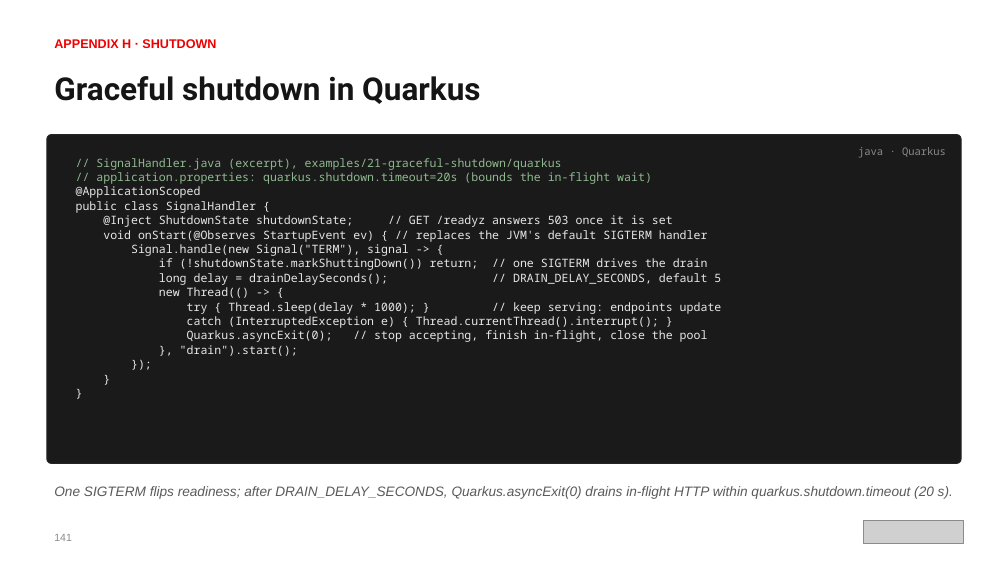
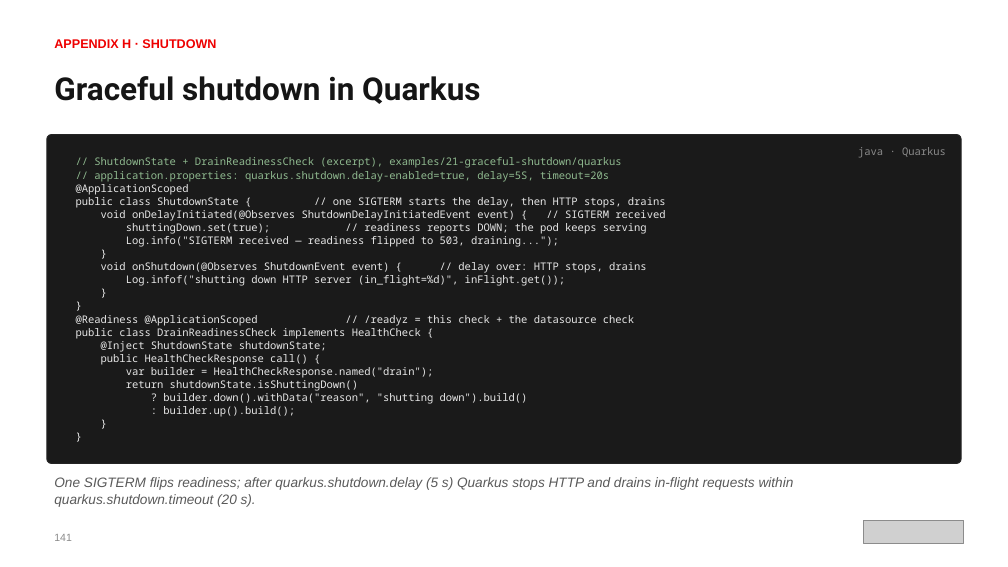
Before and after one commit to patterncatalyst/cloud-native-design-patterns, a slide deck: slide 164 of lgtm-presentation/Designing-Cloud-Native-APIs-Quarkus.pptx. Drawn at 1008x567 pixels with LibreOffice and Linux fonts; fonts in the diff are those of the drawing; grey boxes stand for pictures. Boxes give left, top, right and bottom in pixels: in the first picture for what was removed or moved away, otherwise in the second. Text is boxed around its words. In the diff, an @@ line names an element or a change of style, - is before the commit and + after.

Commit message:
docs(deck): Quarkus deck follows the idiomatic examples (S13)

```diff
--- a/lgtm-presentation/Designing-Cloud-Native-APIs-Quarkus.pptx
+++ b/lgtm-presentation/Designing-Cloud-Native-APIs-Quarkus.pptx
@@ text at <box>94,157,621,182</box>: text changed; size 11 to 10 pt @@
-// SignalHandler.java (excerpt), examples/21-graceful-shutdown/quarkus
-// application.properties: quarkus.shutdown.timeout=20s (bounds the in-flight wait)
+// ShutdownState + DrainReadinessCheck (excerpt), examples/21-graceful-shutdown/quarkus
+// application.properties: quarkus.shutdown.delay-enabled=true, delay=5S, timeout=20s
@@ text at <box>76,197,666,286</box>: text changed; size 11 to 10 pt @@
-public class SignalHandler {
-@Inject ShutdownState shutdownState; // GET /readyz answers 503 once it is set
-void onStart(@Observes StartupEvent ev) { // replaces the JVM's default SIGTERM handler
-Signal.handle(new Signal("TERM"), signal -> {
-if (!shutdownState.markShuttingDown()) return; // one SIGTERM drives the drain
-long delay = drainDelaySeconds(); // DRAIN_DELAY_SECONDS, default 5
-new Thread(() -> {
-try { Thread.sleep(delay * 1000); } // keep serving: endpoints update
-catch (InterruptedException e) { Thread.currentThread().interrupt(); }
-Quarkus.asyncExit(0); // stop accepting, finish in-flight, close the pool
-}, "drain").start();
-});
+public class ShutdownState { // one SIGTERM starts the delay, then HTTP stops, drains
+void onDelayInitiated(@Observes ShutdownDelayInitiatedEvent event) { // SIGTERM received
+shuttingDown.set(true); // readiness reports DOWN; the pod keeps serving
+Log.info("SIGTERM received — readiness flipped to 503, draining...");
+}
+void onShutdown(@Observes ShutdownEvent event) { // delay over: HTTP stops, drains
+Log.infof("shutting down HTTP server (in_flight=%d)", inFlight.get());
@@ text at <box>76,184,189,195</box>: size 11 to 10 pt in "@ApplicationScoped", "}", "}" @@
@@ text at <box>76,315,634,417</box>: paragraphs added @@
+@Readiness @ApplicationScoped // /readyz = this check + the datasource check
+public class DrainReadinessCheck implements HealthCheck {
+@Inject ShutdownState shutdownState;
+public HealthCheckResponse call() {
+var builder = HealthCheckResponse.named("drain");
+return shutdownState.isShuttingDown()
+? builder.down().withData("reason", "shutting down").build()
+: builder.up().build();
+}
+}
@@ text at <box>54,477,794,507</box>: text changed @@
-One SIGTERM flips readiness; after DRAIN_DELAY_SECONDS, Quarkus.asyncExit(0) drains in-flight HTTP within quarkus.shutdown.timeout (20 s).
+One SIGTERM flips readiness; after quarkus.shutdown.delay (5 s) Quarkus stops HTTP and drains in-flight requests within quarkus.shutdown.timeout (20 s).
```
Also in this commit, not shown: 17 other slides changed, 2 other files.
